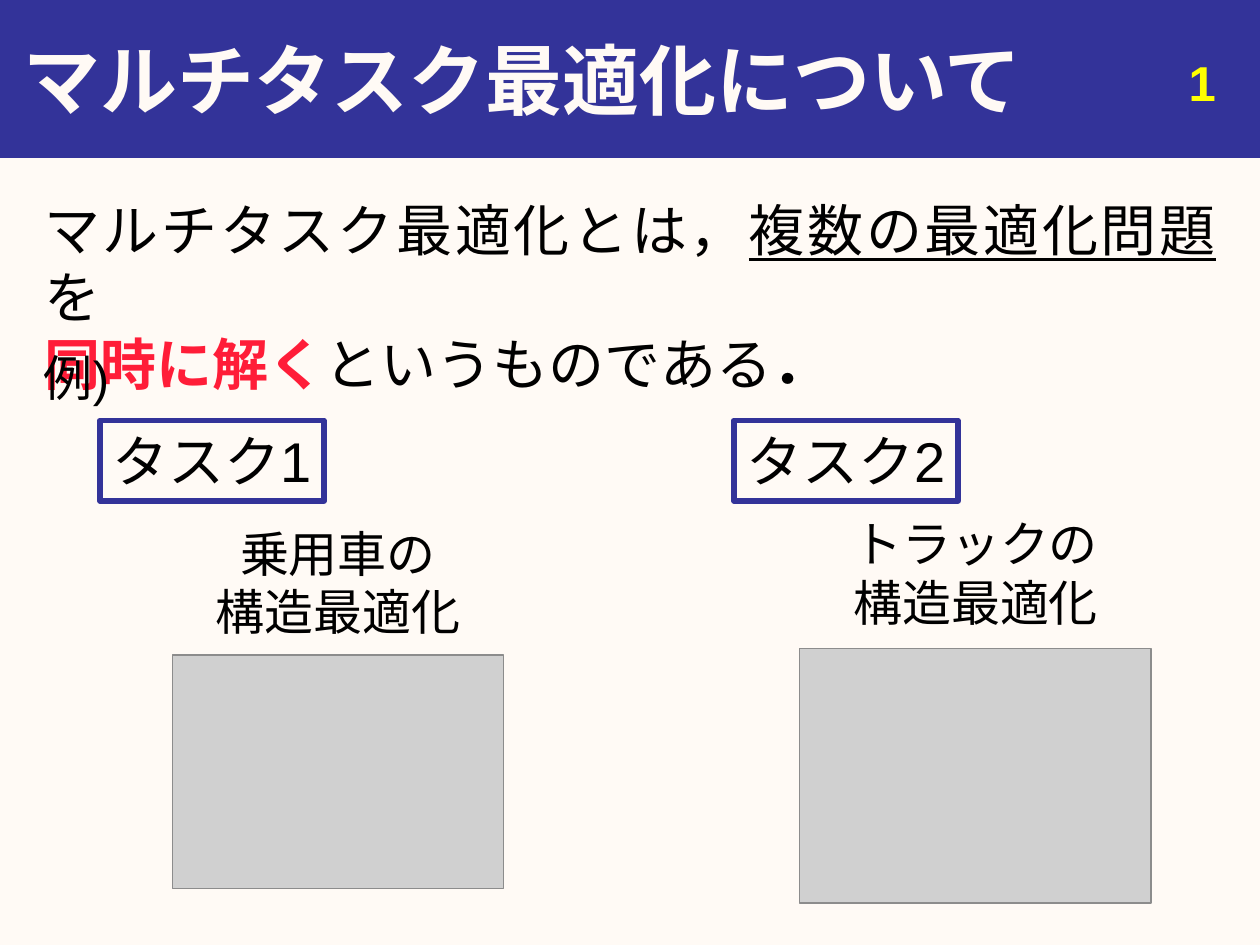
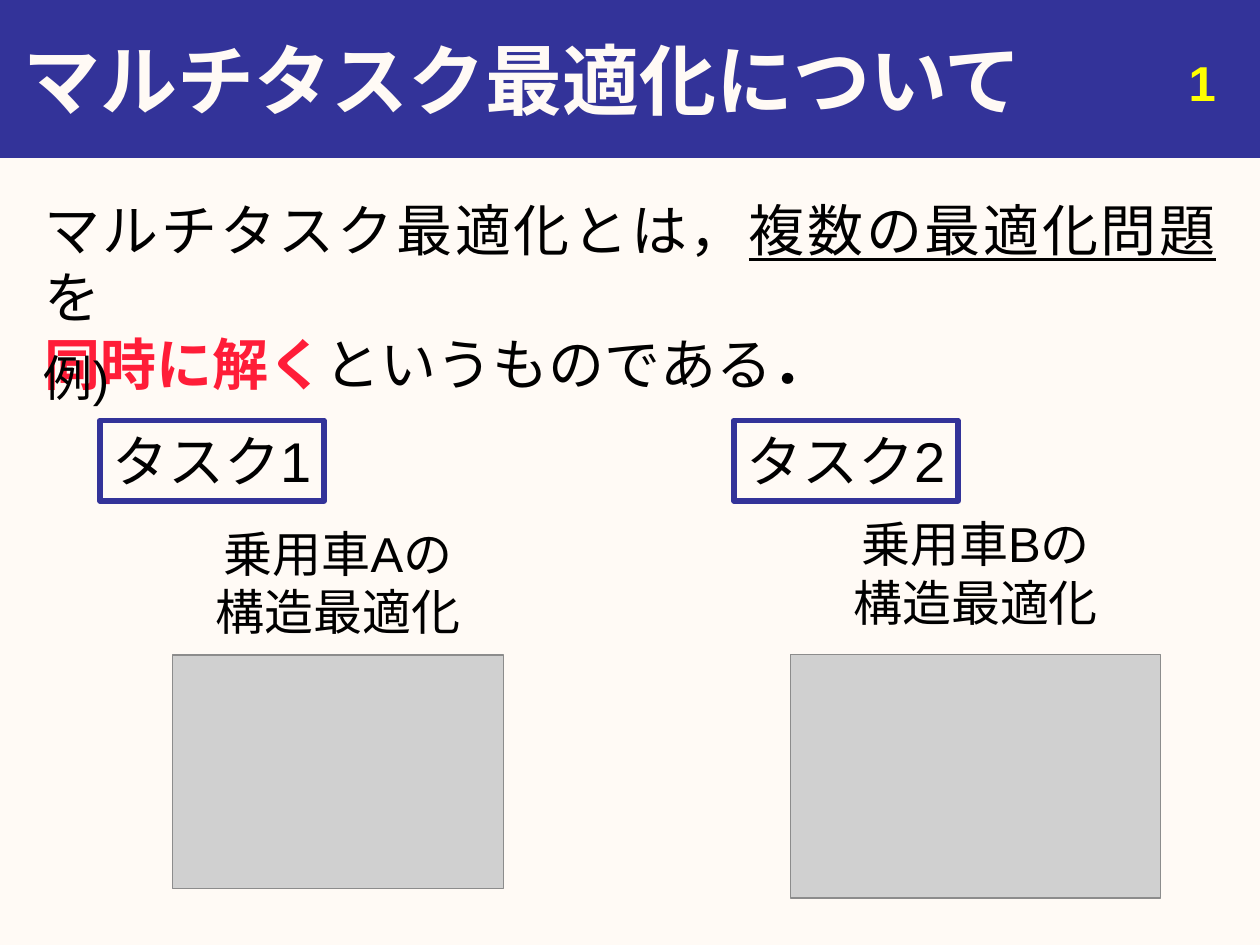
Before and after one commit to youle921/Slide-maintain, a slide deck: slide 2 of abstract/Slides/20200217_urita_graduation_v3.pptx. Drawn at 1260x945 pixels with LibreOffice and Linux fonts; fonts in the diff are those of the drawing; grey boxes stand for pictures. Boxes give left, top, right and bottom in pixels: in the first picture for what was removed or moved away, otherwise in the second. Text is boxed around its words. In the diff, an @@ line names an element or a change of style, - is before the commit and + after.

```diff
--- a/abstract/Slides/20200217_urita_graduation_v3.pptx
+++ b/abstract/Slides/20200217_urita_graduation_v3.pptx
@@ text at (x1=216, y1=531, x2=461, y2=634): text changed @@
-乗用車の
-構造最適化
+乗用車Aの
+構造最適化
@@ text at (x1=853, y1=521, x2=1098, y2=625): text changed @@
-トラックの
-構造最適化
+乗用車Bの
+構造最適化
@@ picture resized from (x1=800, y1=649, x2=1152, y2=903) to (x1=790, y1=655, x2=1160, y2=898) @@
```
Also in this commit, not shown: 5 other slides changed, 2 other files.
